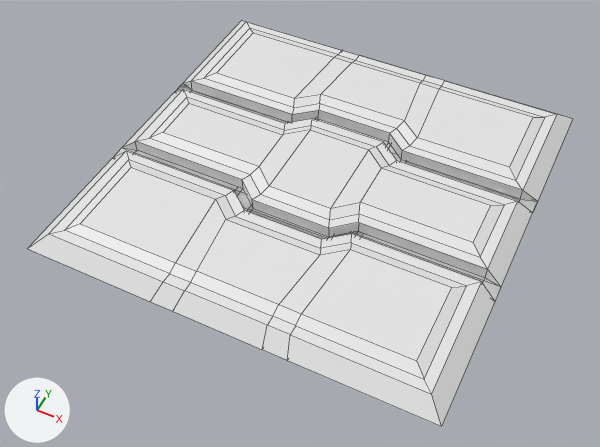
What one commit did to the Blender file Tohet/Assets/Models/Floortile2.blend.
The view is the same before and after, from a 50 mm camera at (1.81, -3.95, 4.36) aimed at (-0.01, -0.31, -0.18). The axes (+X, +Y, +Z) are drawn at lower left. The lights are the same throughout. Mesh edges are drawn as thin lines.
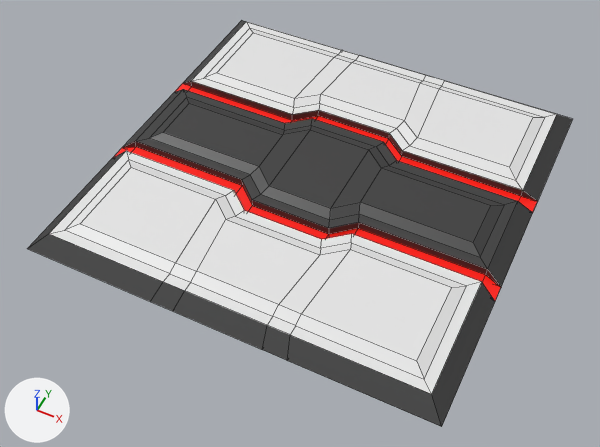
What changed in the scene script:
```text
Add mat_glowing:
    mat_glowing = principled_material('Glowing')
    mat_glowing.base_color = (0.8, 0.00127, 0.0)  # red #e70400
    mat_glowing.emission_color = (0.268, 0.00442, 0.0)  # red #8d0e00
    mat_glowing.emission_strength = 1.0
Add mat_black:
    mat_black = principled_material('Black')
    mat_black.base_color = (0.0741, 0.0741, 0.0741)  # dark grey #4d4d4d
    mat_black.metallic = 0.554
    mat_black.specular_ior_level = 0.564
Add mat_white:
    mat_white = principled_material('White')
    mat_white.base_color = (0.8, 0.8, 0.8)  # white #e7e7e7
Change me_plane:
    used by ob_plane; location = (0.0, 0.0, 0.0)
    remove me_plane.from_pydata(...)  # 176 vertices, 174 faces; spans x -1.5..1.5, y -1.5..1.5, z 0.0..0.12
    add me_plane.from_pydata(...)  # 208 vertices, 206 faces; spans x -1.5..1.5, y -1.5..1.5, z 0.0..0.12
    me_plane part 1
    14 faces are deleted
    32 vertices are added at x -1.5..1.5, y -0.6..0.6, z 0.0..0.03
    32 new faces join them, mat_black (dark grey #4d4d4d)
    14 new faces join them, mat_glowing (red #e70400)
    me_plane part 2: 102 faces spanning x -1.5..1.5, y -1.5..1.5, z 0.0..0.12 switch from no material to mat_black (dark grey #4d4d4d)
    add me_plane.materials.append(mat_white)  # white #e7e7e7
    add me_plane.materials.append(mat_glowing)  # red #e70400
```

What differs and where, as boxes (x1, y1, x2, y2) in the pictures (600 x 447 px):
part 1 of me_plane, built on
    before: (116, 83, 538, 301)
    after: (114, 83, 537, 301)
part 2 of me_plane, recoloured (white to grey)
    both: (27, 20, 573, 427)
